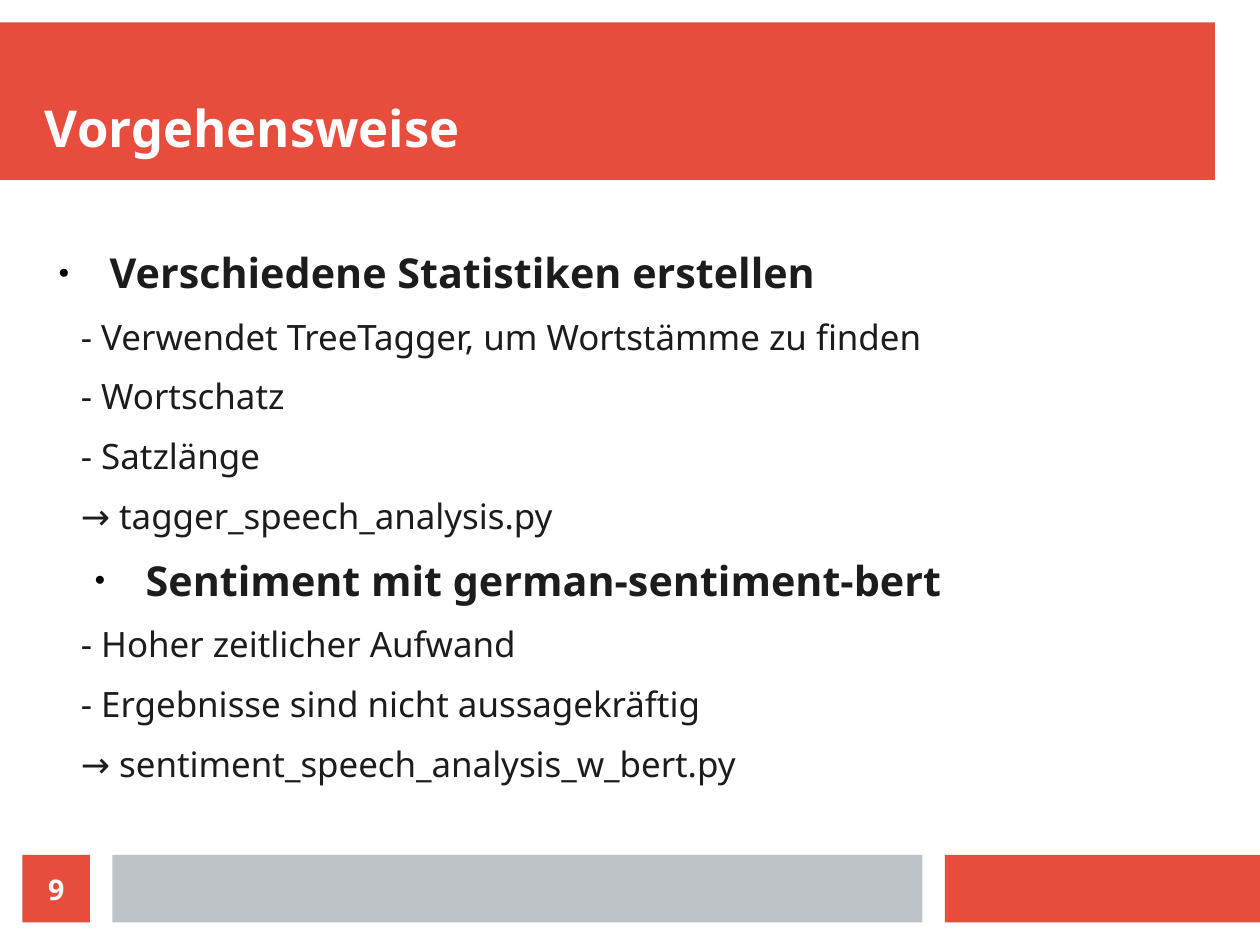
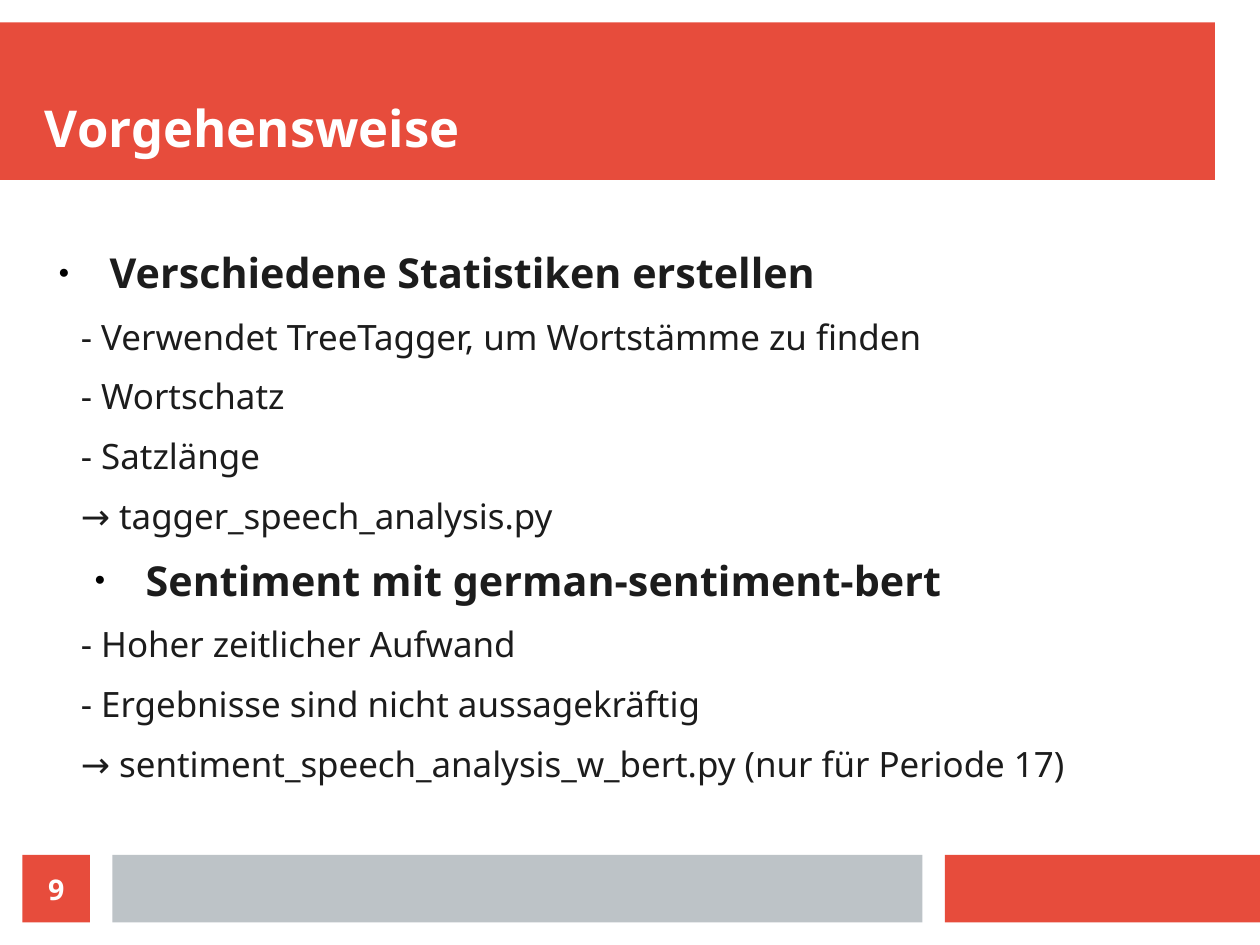
Before and after one commit to 0LL13/open_speech, a slide deck: slide 9 of speech_analysis.odp. Drawn at 1260x945 pixels with LibreOffice and Linux fonts; fonts in the diff are those of the drawing. Boxes give left, top, right and bottom in pixels: in the first picture for what was removed or moved away, otherwise in the second. Text is boxed around its words. In the diff, an @@ line names an element or a change of style, - is before the commit and + after.

```diff
--- a/speech_analysis.odp
+++ b/speech_analysis.odp
@@ text at [119, 750, 1064, 786]: text changed @@
-  → sentiment_speech_analysis_w_bert.py
+  → sentiment_speech_analysis_w_bert.py (nur für Periode 17)
```
Also in this commit, not shown: 1 other file.
